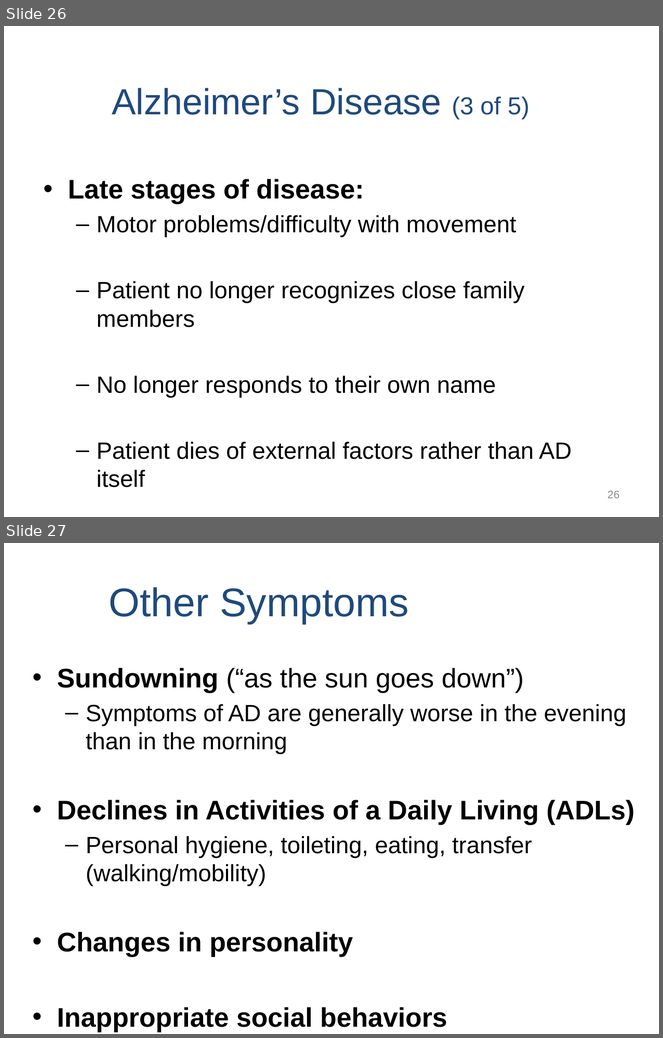
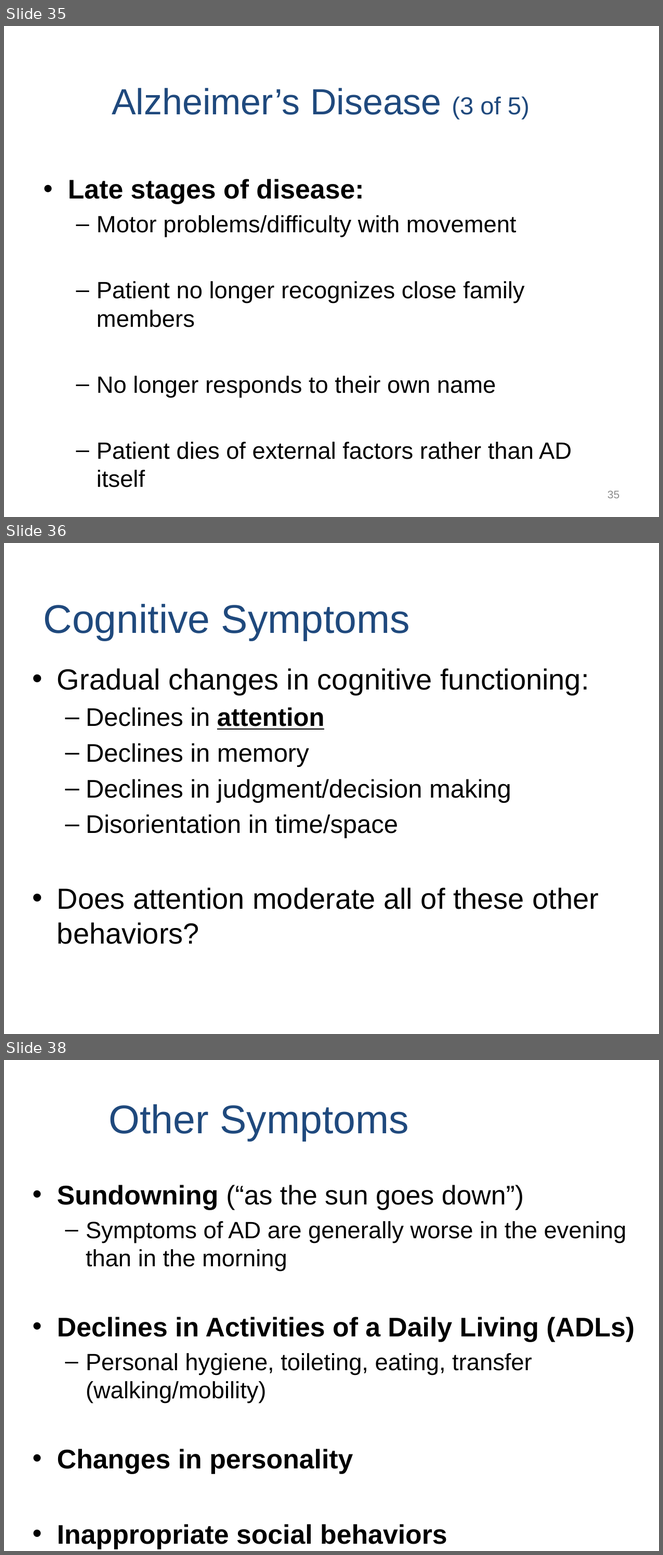
Before and after one commit to npm27/Teaching-Materials, a slide deck: Memory/Slides/Chapter 10.PPTX. Shown one above the other, each under a label of ours: slides 26 and 27 before the commit, slides 35, 36 and 38 after it; the slides between them are not shown. The pictures are 663x1038 and 663x1555 pixels, drawn with LibreOffice and Linux fonts; fonts in the diff are those of the drawing. Boxes give left, top, right and bottom in pixels: in the first picture for what was removed or moved away, otherwise in the second. Text is boxed around its words. In the diff, an @@ line names an element or a change of style, - is before the commit and + after.

```diff
--- a/Memory/Slides/Chapter 10.PPTX
+++ b/Memory/Slides/Chapter 10.PPTX
@@ slide 36 added at [4,543,659,1034], background #FFFFFF @@
@@ title added at [44,604,410,641], 44 pt, text #1F497D @@
+Cognitive Symptoms
@@ text added at [57,668,599,944], 28 pt, text #000000 @@
+• Gradual changes in cognitive functioning:
+  – Declines in attention
+  – Declines in memory
+  – Declines in judgment/decision making
+  – Disorientation in time/space
+• Does attention moderate all of these other behaviors?
@@ what was slide 26 is now slide 35 @@
@@ page number at [608,491,620,499]: text changed @@
-26
+35
@@ what was slide 27 is now slide 38 @@
```
Also in this commit, not shown: 3 slides changed, 10 other slides added.
